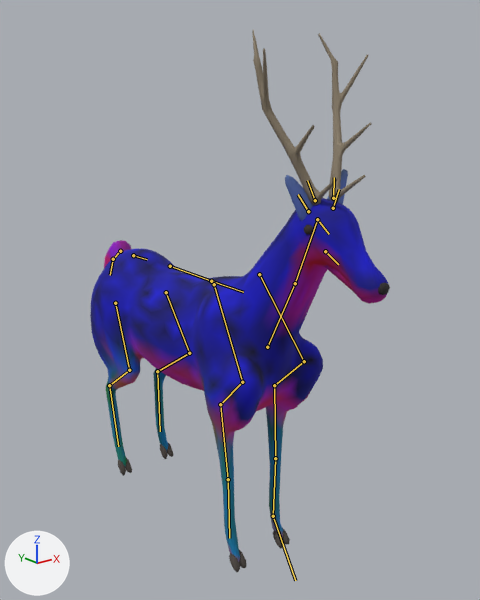
One commit to the glTF model assets/beast_cervid.glb: the scene before it, then after it.
Rendered twice from a 50 mm camera at (-1.102, -1.618, 1.335) aimed at (0.074, -0.149, 0.747). The lights are fixed; the arrows at lower left show +X, +Y and +Z. The older version comes first. The bones that change, and the others that lie on the model, are drawn over the model as lines.

Objects in the first picture: 'beast_cervid_fur', 'beast_cervid_horn'.
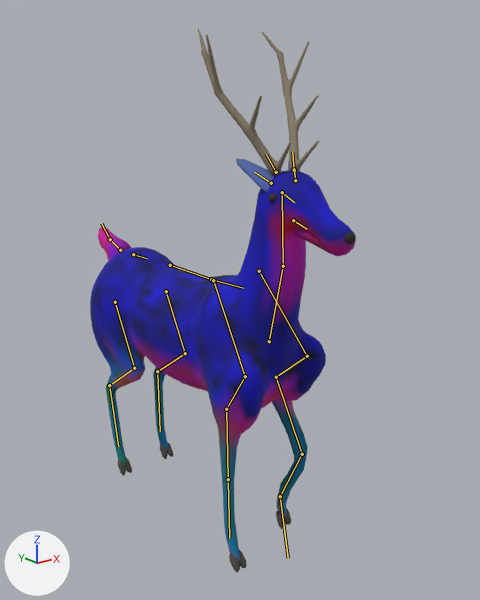
The newer file adds an action. The first version stands in its rest pose; the second is drawn at frame 40 of the action 'alert'.

What differs and where, as boxes [x1, y1, x2, y2] in the pictures (480 x 600 px):
'beast_cervid_fur', posed (11% narrower): before [90, 169, 388, 562]; after [90, 158, 356, 562]
'beast_cervid_horn', posed (12% narrower): before [118, 30, 390, 572]; after [118, 28, 356, 572]
bone 'chest', root to tip: before (211, 281) to (243, 292); after (211, 279) to (243, 288)
bone 'neck', root to tip: before (267, 347) to (295, 283); after (269, 341) to (283, 266)
bone 'neck2', root to tip: before (295, 283) to (317, 219); after (283, 266) to (282, 192)
bone 'head', root to tip: before (317, 219) to (329, 234); after (282, 192) to (294, 202)
bone 'ear.L', root to tip: before (333, 208) to (339, 189); after (295, 180) to (294, 168)
bone 'ear.R', root to tip: before (308, 211) to (298, 194); after (271, 183) to (254, 172)
bone 'upperarm.L', root to tip: before (304, 361) to (274, 385); after (307, 356) to (276, 377)
bone 'forearm.L', root to tip: before (274, 385) to (275, 458); after (276, 377) to (302, 454)
bone 'wrist.L', root to tip: before (275, 458) to (273, 516); after (302, 454) to (280, 496)
bone 'ftoe.L', root to tip: before (273, 516) to (295, 580); after (280, 496) to (288, 558)
bone 'upperarm.R', root to tip: before (242, 382) to (220, 404); after (245, 376) to (226, 409)
bone 'forearm.R', root to tip: before (220, 404) to (228, 479); after (226, 409) to (228, 479)
bone 'tail1', root to tip: before (120, 251) to (113, 259); after (120, 250) to (110, 239)
bone 'tail2', root to tip: before (113, 259) to (110, 275); after (110, 239) to (101, 223)
bone 'thigh.L', root to tip: before (166, 292) to (189, 353); after (166, 291) to (185, 353)
bone 'shin.L', root to tip: before (189, 353) to (157, 371); after (185, 353) to (157, 371)
bone 'thigh.R', root to tip: before (115, 303) to (129, 370); after (115, 302) to (134, 368)
bone 'shin.R', root to tip: before (129, 370) to (109, 385); after (134, 368) to (109, 385)

The edits, one by one:
Bone 'chest' (bone_chest) turns from (0, 0, 0) to (-3, 0, 0) degrees about its own x, y and z.
Bone 'neck' (bone_neck) turns from (0, 0, 0) to (-11, 0, 0) degrees about its own x, y and z.
Bone 'neck2' (bone_neck2) turns from (0, 0, 0) to (-11, 0, 0) degrees about its own x, y and z.
Bone 'head' (bone_head) turns from (0, 0, 0) to (13, 0, 0) degrees about its own x, y and z.
Bone 'ear.L' (bone_ear_l) turns from (0, 0, 0) to (-25, 0, 0) degrees about its own x, y and z.
Bone 'ear.R' (bone_ear_r) turns from (0, 0, 0) to (-25, 0, 0) degrees about its own x, y and z.
Bone 'upperarm.L' (bone_upperarm_l) turns from (0, 0, 0) to (7, 0, -1) degrees about its own x, y and z.
Bone 'forearm.L' (bone_forearm_l) turns from (0, 0, 0) to (-34, 1, 1) degrees about its own x, y and z.
Bone 'wrist.L' (bone_wrist_l) turns from (0, 0, 0) to (54, -1, -1) degrees about its own x, y and z.
Bone 'ftoe.L' (bone_ftoe_l) turns from (0, 0, 0) to (-5, 0, 0) degrees about its own x, y and z.
Bone 'upperarm.R' (bone_upperarm_r) turns from (0, 0, 0) to (-8, 0, 1) degrees about its own x, y and z.
Bone 'forearm.R' (bone_forearm_r) turns from (0, 0, 0) to (18, 2, -1) degrees about its own x, y and z.
Bone 'wrist.R' (bone_wrist_r) turns from (0, 0, 0) to (-8, 0, 1) degrees about its own x, y and z.
Bone 'tail1' (bone_tail1) turns from (0, 0, 0) to (55, 0, 4) degrees about its own x, y and z.
Bone 'tail2' (bone_tail2) turns from (0, 0, 0) to (55, 0, 3) degrees about its own x, y and z.
Bone 'thigh.L' (bone_thigh_l) turns from (0, 0, 0) to (0, 0, 5) degrees about its own x, y and z.
Bone 'shin.L' (bone_shin_l) turns from (0, 0, 0) to (-1, -5, -5) degrees about its own x, y and z.
Bone 'hock.L' (bone_hock_l) turns from (0, 0, 0) to (0, -4, 2) degrees about its own x, y and z.
Bone 'thigh.R' (bone_thigh_r) turns from (0, 0, 0) to (0, 0, -5) degrees about its own x, y and z.
Bone 'shin.R' (bone_shin_r) turns from (0, 0, 0) to (-1, 5, 5) degrees about its own x, y and z.
Bone 'hock.R' (bone_hock_r) turns from (0, 0, 0) to (0, 4, -2) degrees about its own x, y and z.
